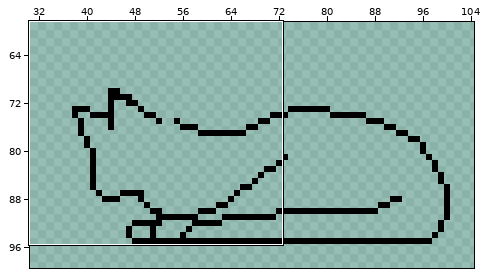
Two states of a pixel-art file, OpenGL/Content/images/cat_0.aseprite. The picture above shows the old version from afar; the outline marks the close-up.
Close-up. Before:
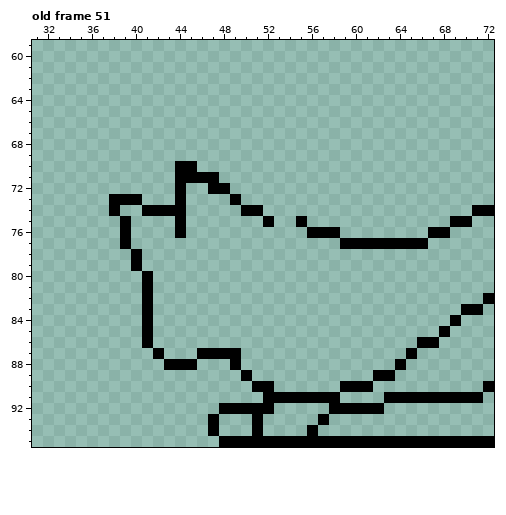
144x144 pixels, 52 frames. Colours within 5 levels of each other are drawn and written as one. Shown: old frame 51: x 31..72, y 59..95. The wide view leaves out empty margins. The commit also changed other frames or places, which this record leaves out.
After the commit:
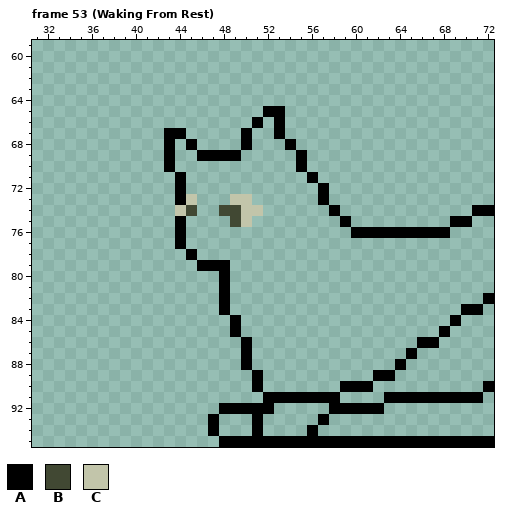
Palette (. is transparent): A #000000  B #414833  C #c2c5aa
A new or re-ordered frame is compared with the old frame closest to it.
Commit: Working on cat getting up from resting position.
What changed:
frames 52 -> 54
--- frame 53 (Waking From Rest) is new; against old frame 51
@@ x 31..72 @@
 64 ..........................................
-65 ..........................................
-66 ..........................................
-67 ..........................................
-68 ..........................................
-69 ..........................................
-70 .............AA...........................
-71 .............AAAA.........................
-72 .............A..AA........................
-73 .......AAA...A....A.......................
-74 .......A..AAAA.....AA...................AA
-75 ........A....A.......A..A.............AA..
-76 ........A....A...........AAA........AA....
-77 ........A...................AAAAAAAA......
-78 .........A................................
-79 .........A................................
-80 ..........A...............................
-81 ..........A...............................
-82 ..........A..............................A
-83 ..........A............................AA.
-84 ..........A...........................A...
-85 ..........A..........................A....
-86 ..........A........................AA.....
-87 ...........A...AAAA...............A.......
-88 ............AAA...A..............A........
-89 ...................A...........AA.........
-90 ....................AA......AAA..........A
+65 .....................AA...................
+66 ....................A.A...................
+67 ............AA.....A..A...................
+68 ............A.A....A...A..................
+69 ............A..AAAA.....A.................
+70 ............A...........A.................
+71 .............A...........A................
+72 .............A............A...............
+73 .............AC...CC......A...............
+74 .............CB..BBCC......A............AA
+75 .............A....BC........A.........AA..
+76 .............A...............AAAAAAAAA....
+77 .............A............................
+78 ..............A...........................
+79 ...............AAA........................
+80 .................A........................
+81 .................A........................
+82 .................A.......................A
+83 .................A.....................AA.
+84 ..................A...................A...
+85 ..................A..................A....
+86 ...................A...............AA.....
+87 ...................A..............A.......
+88 ...................A.............A........
+89 ....................A..........AA.........
+90 ....................A.......AAA..........A
 91 .....................AAAAAAA....AAAAAAAAA.
